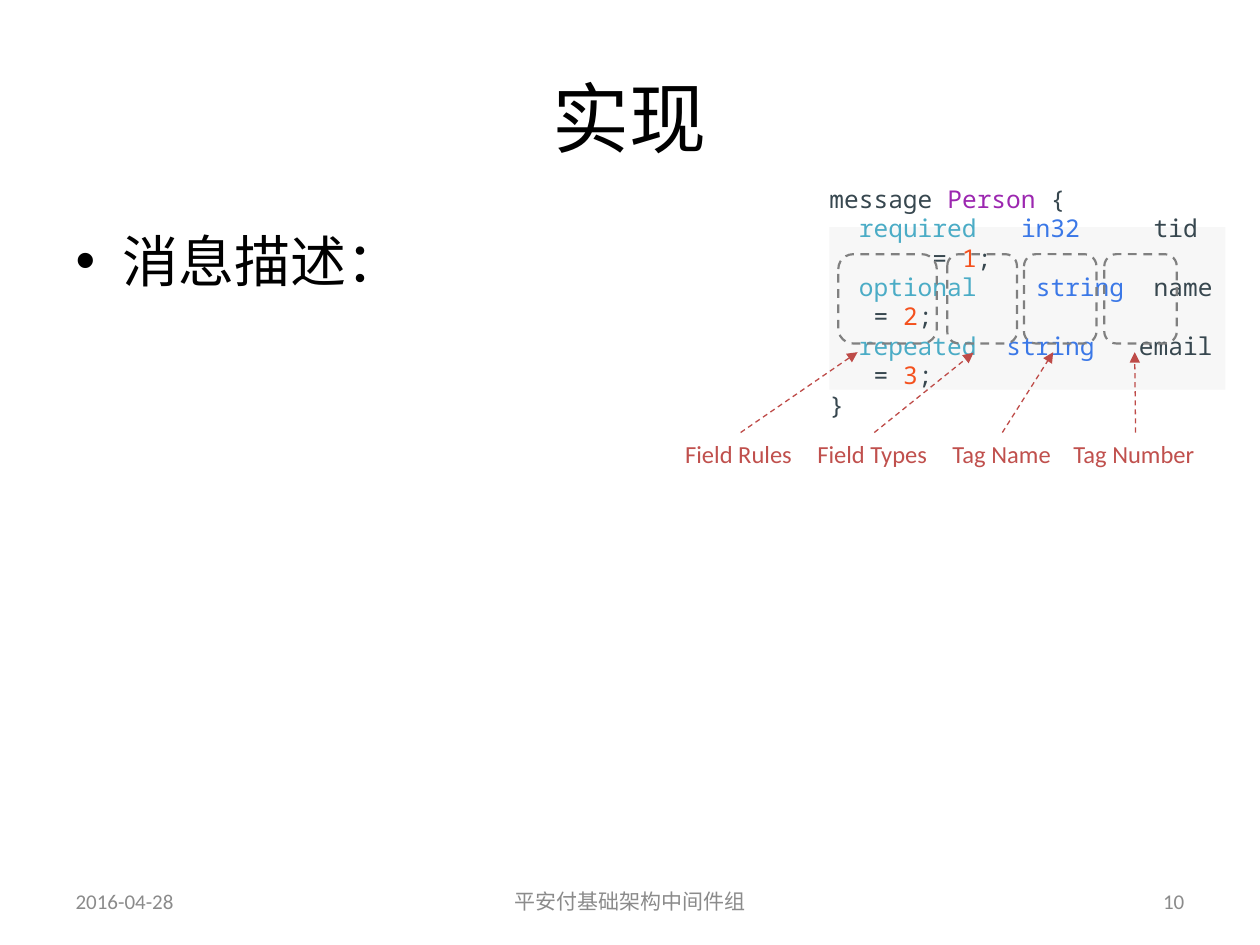
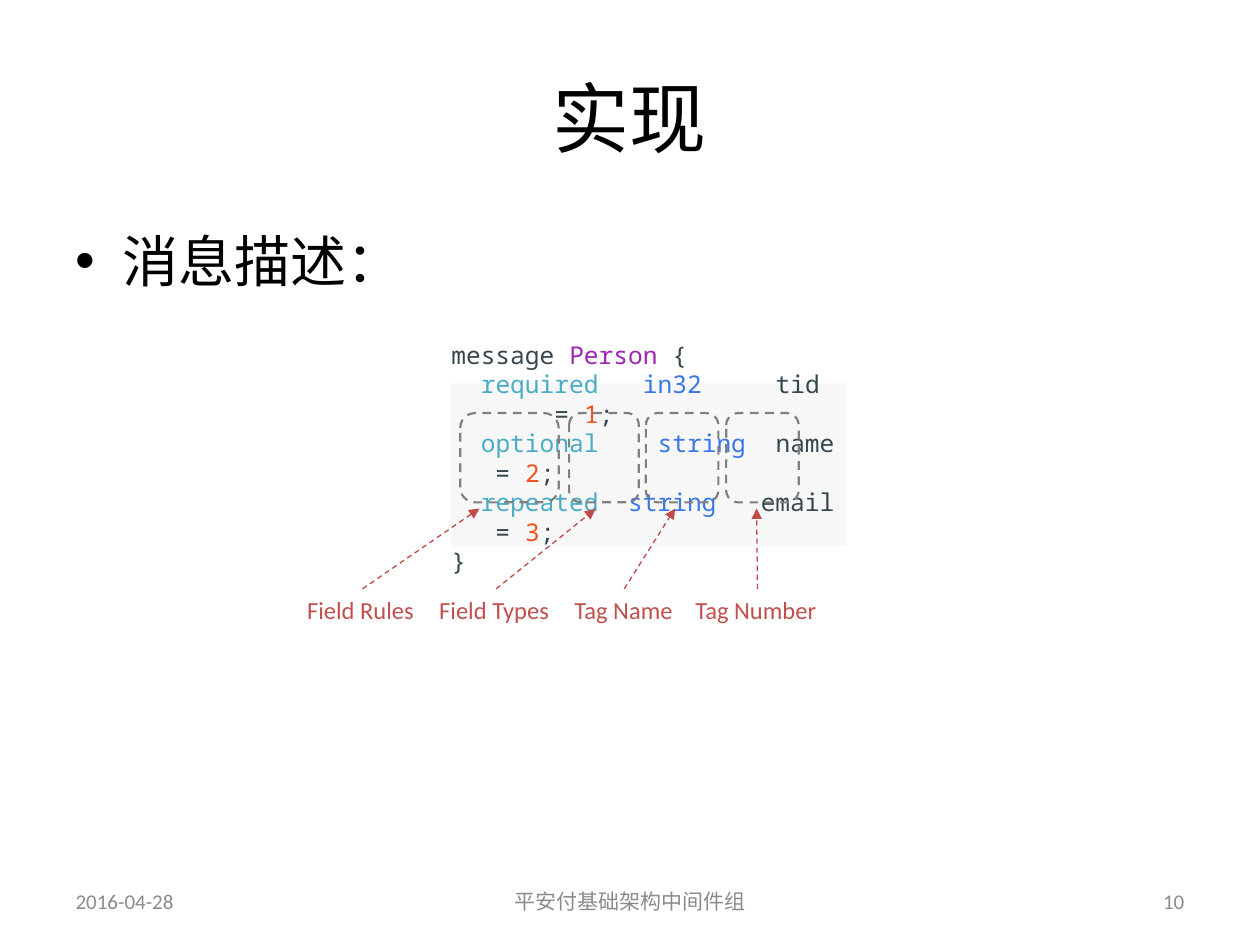
Before and after one commit to guhanjie/Knowledge-sharing, a slide deck: slide 10 of ProtocolBuffer简介——by顾汉杰.pptx. Drawn at 1260x945 pixels with LibreOffice and Linux fonts; fonts in the diff are those of the drawing. Boxes give left, top, right and bottom in pixels: in the first picture for what was removed or moved away, otherwise in the second. Text is boxed around its words. In the diff, an @@ line names an element or a change of style, - is before the commit and + after.

```diff
--- a/ProtocolBuffer简介——by顾汉杰.pptx
+++ b/ProtocolBuffer简介——by顾汉杰.pptx
@@ 4 rounded rectangles: place and size @@
-4 rounded rectangles at bbox=[838, 255, 1177, 344]
+4 rounded rectangles at bbox=[460, 413, 799, 503]
@@ 4 texts, 4 arrows, 1 rectangle: place and size @@
-4 texts, 4 arrows, 1 rectangle at bbox=[685, 227, 1225, 467]
+4 texts, 4 arrows, 1 rectangle at bbox=[307, 383, 847, 623]
```
Also in this commit, not shown: 5 other slides changed, 2 slides added, 1 other file.
